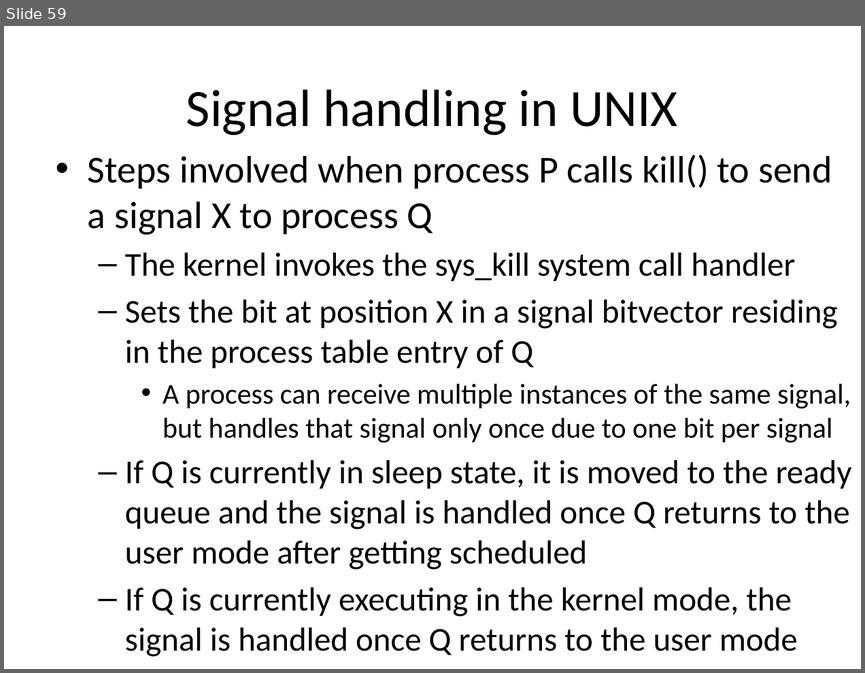
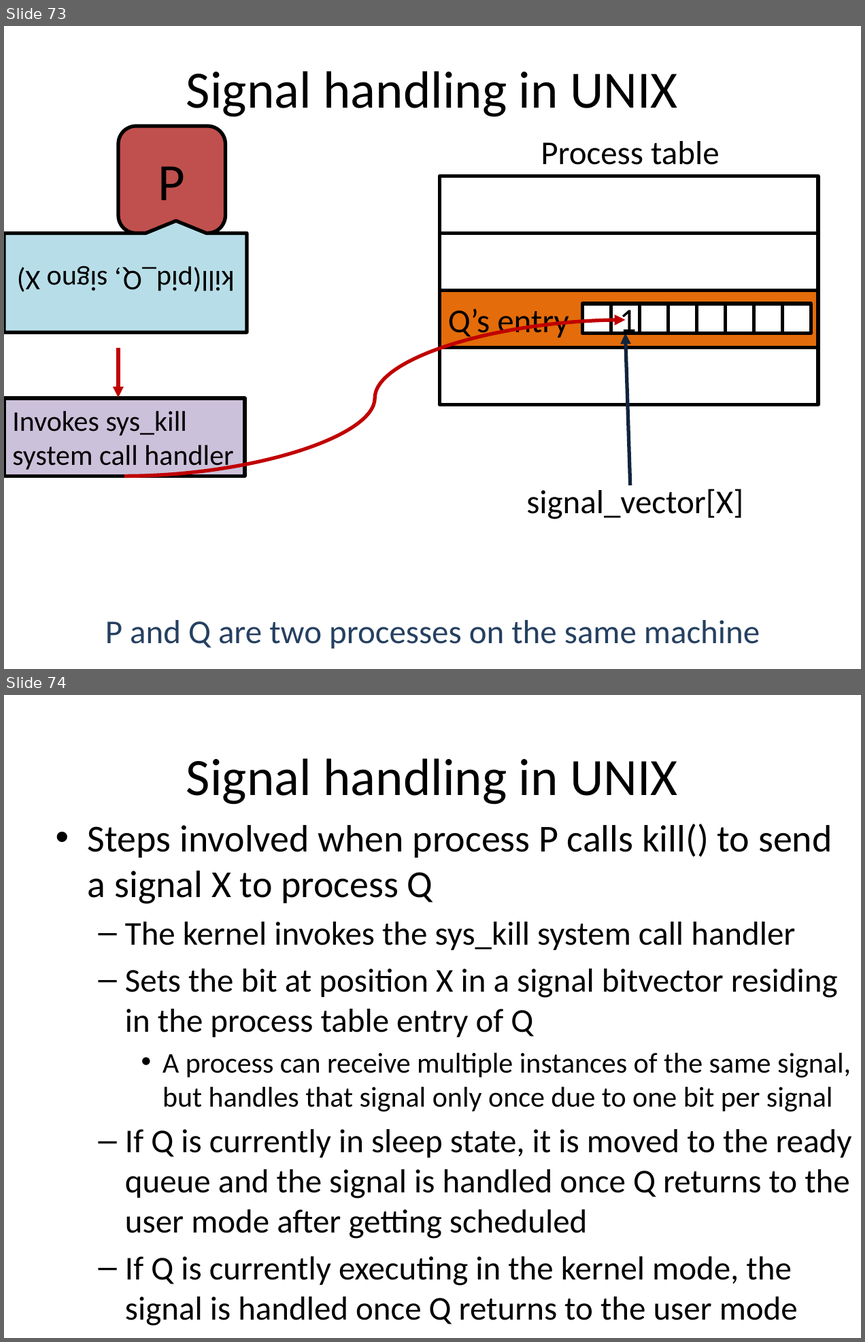
Before and after one commit to sidarth164/iitk-assignments, a slide deck: CS330/lectures/processes.pptx. Shown one above the other, each under a label of ours: slide 59 before the commit, slides 73 and 74 after it. The pictures are 865x673 and 865x1342 pixels, drawn with LibreOffice and Linux fonts; fonts in the diff are those of the drawing. Boxes give left, top, right and bottom in pixels: in the first picture for what was removed or moved away, otherwise in the second. Text is boxed around its words. In the diff, an @@ line names an element or a change of style, - is before the commit and + after.

```diff
--- a/CS330/lectures/processes.pptx
+++ b/CS330/lectures/processes.pptx
@@ slide 73 added at (4, 26, 861, 669), background #FFFFFF @@
@@ title added at (186, 71, 677, 117), 44 pt, text #000000 @@
+Signal handling in UNIX
@@ rounded rectangle added at (118, 126, 225, 233), fill #C0504D, outline #000000 3 pt, 44 pt, text #000000 @@
+P
@@ text added at (541, 141, 719, 165), 28 pt, text #000000 @@
+Process table
@@ rectangle added at (439, 176, 818, 233), fill #FFFFFF, outline #000000 3 pt @@
@@ speech box added at (4, 233, 247, 333), fill #B7DEE8, outline #000000 3 pt, 24 pt, text #000000 @@
+kill(pid_Q, signo X)
@@ rectangle added at (439, 233, 818, 291), fill #FFFFFF, outline #000000 3 pt @@
@@ rectangle added at (439, 290, 818, 347), fill #E46C0A, outline #000000 3 pt, 28 pt, text #000000 @@
+Q’s entry
@@ rectangle added at (582, 303, 611, 333), fill #FFFFFF, outline #000000 3 pt @@
@@ rectangle added at (611, 303, 639, 333), fill #FFFFFF, outline #000000 3 pt, 28 pt, text #000000 @@
+1
@@ rectangle added at (640, 303, 668, 333), fill #FFFFFF, outline #000000 3 pt @@
@@ rectangle added at (668, 303, 696, 333), fill #FFFFFF, outline #000000 3 pt @@
@@ rectangle added at (696, 303, 725, 333), fill #FFFFFF, outline #000000 3 pt @@
@@ rectangle added at (725, 303, 753, 333), fill #FFFFFF, outline #000000 3 pt @@
@@ rectangle added at (753, 303, 782, 333), fill #FFFFFF, outline #000000 3 pt @@
@@ rectangle added at (782, 303, 810, 333), fill #FFFFFF, outline #000000 3 pt @@
@@ curved arrow added from (125, 476) to (626, 320), #C00000 3 pt @@
@@ arrow added from (118, 347) to (118, 397), #C00000 3 pt @@
@@ rectangle added at (439, 347, 818, 405), fill #FFFFFF, outline #000000 3 pt @@
@@ arrow added from (630, 485) to (626, 333), #0F243E 3 pt @@
@@ rectangle added at (4, 398, 245, 476), fill #CCC1DA, outline #000000 3 pt, 24 pt, text #000000 @@
+Invokes sys_kill
+system call handler
@@ text added at (526, 488, 743, 519), 28 pt, text #000000 @@
+signal_vector[X]
@@ text added at (105, 620, 759, 648), 28 pt, text #254061 @@
+P and Q are two processes on the same machine
@@ what was slide 59 is now slide 74 @@
```
Also in this commit, not shown: 10 slides changed, 19 other slides added, 31 other files.
